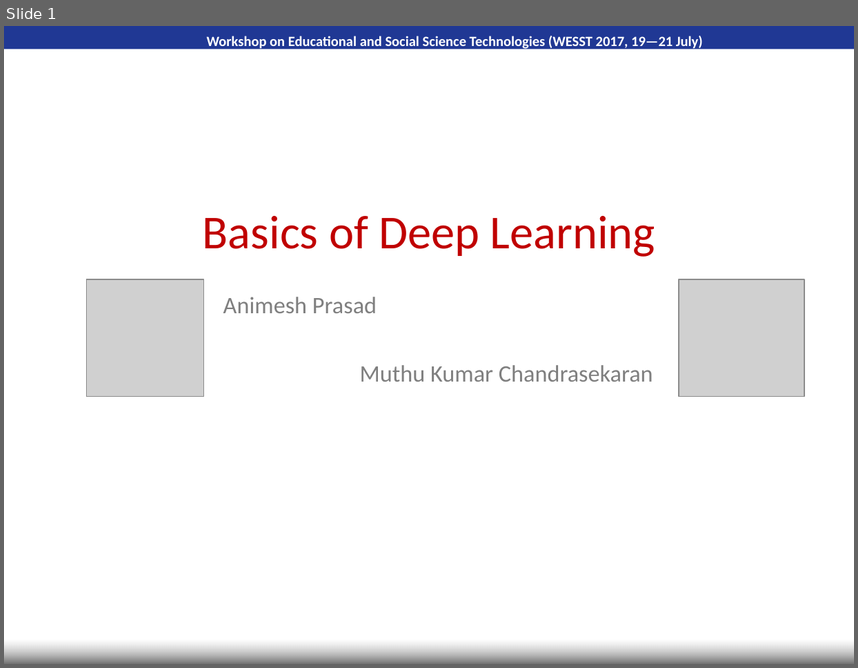
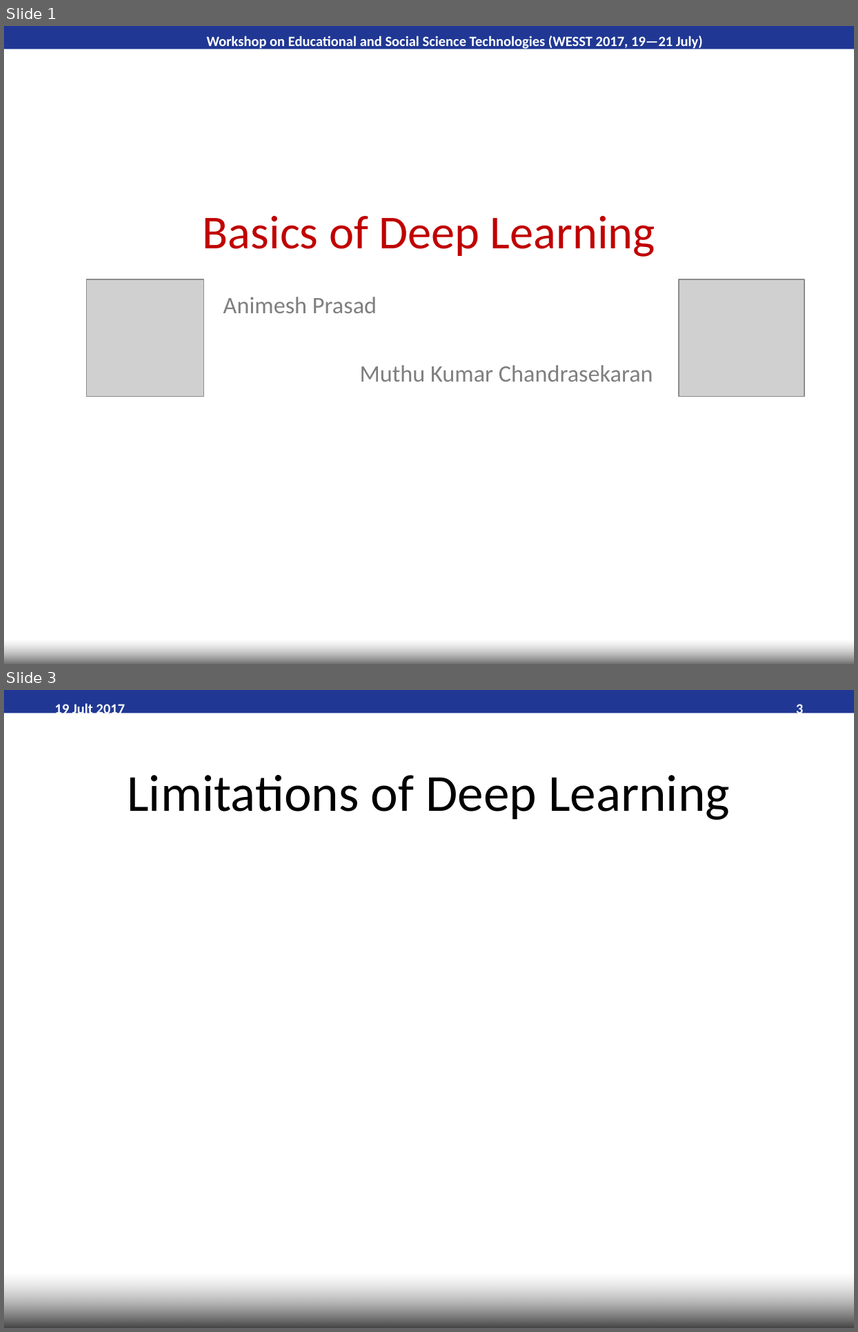
Before and after one commit to cmkumar87/WESST-Deep-Learning-Tutorial, a slide deck: Title-Slide.ppt. Shown one above the other, each under a label of ours: slide 1 before the commit, slides 1 and 3 after it; the slides between them are not shown. The pictures are 858x668 and 858x1332 pixels, drawn with LibreOffice and Linux fonts; fonts in the diff are those of the drawing; grey boxes stand for pictures; background and template pictures are left out. Boxes give left, top, right and bottom in pixels: in the first picture for what was removed or moved away, otherwise in the second. Text is boxed around its words. In the diff, an @@ line names an element or a change of style, - is before the commit and + after.

```diff
--- a/Title-Slide.ppt
+++ b/Title-Slide.ppt
@@ slide 3 added at [4, 690, 854, 1328], background #FFFFFF; not listed: 1 template element that a slide beside it also shows @@
@@ text added at [55, 702, 125, 718], 12 pt, text #FFFFFF, bold @@
+19 Jult 2017
@@ page number added at [796, 702, 803, 718], 12 pt, text #FFFFFF, bold @@
+3
@@ title added at [127, 775, 730, 820], 44 pt, text #000000 @@
+Limitations of Deep Learning
@@ rectangle added at [4, 1273, 854, 1328], fill gradient #000000 to #FFFFFF @@
```
Also in this commit, not shown: 2 other slides added.
